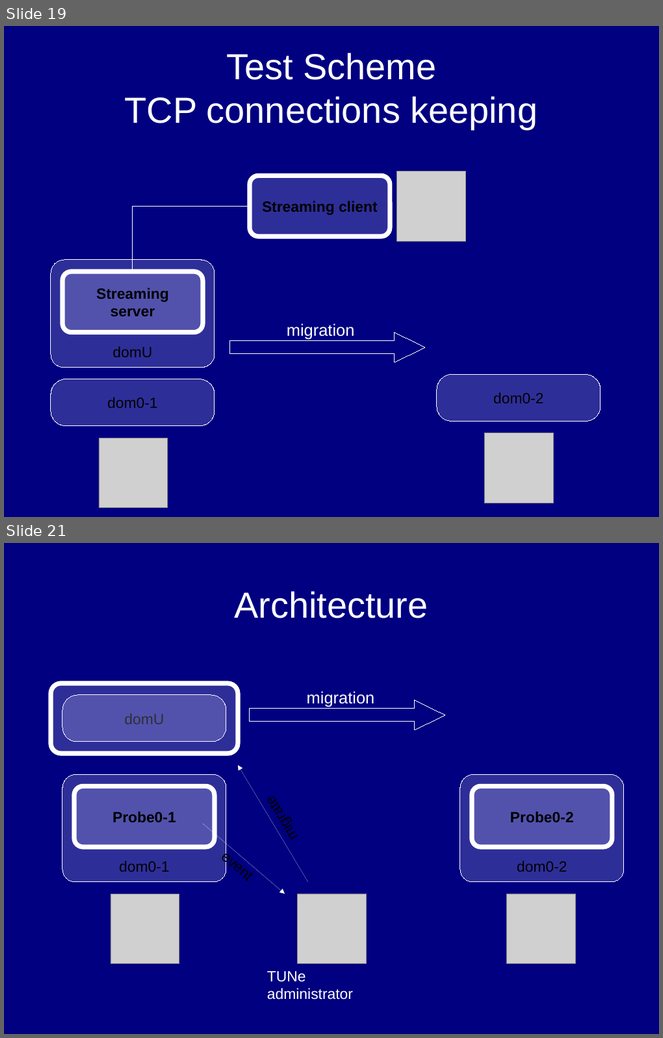
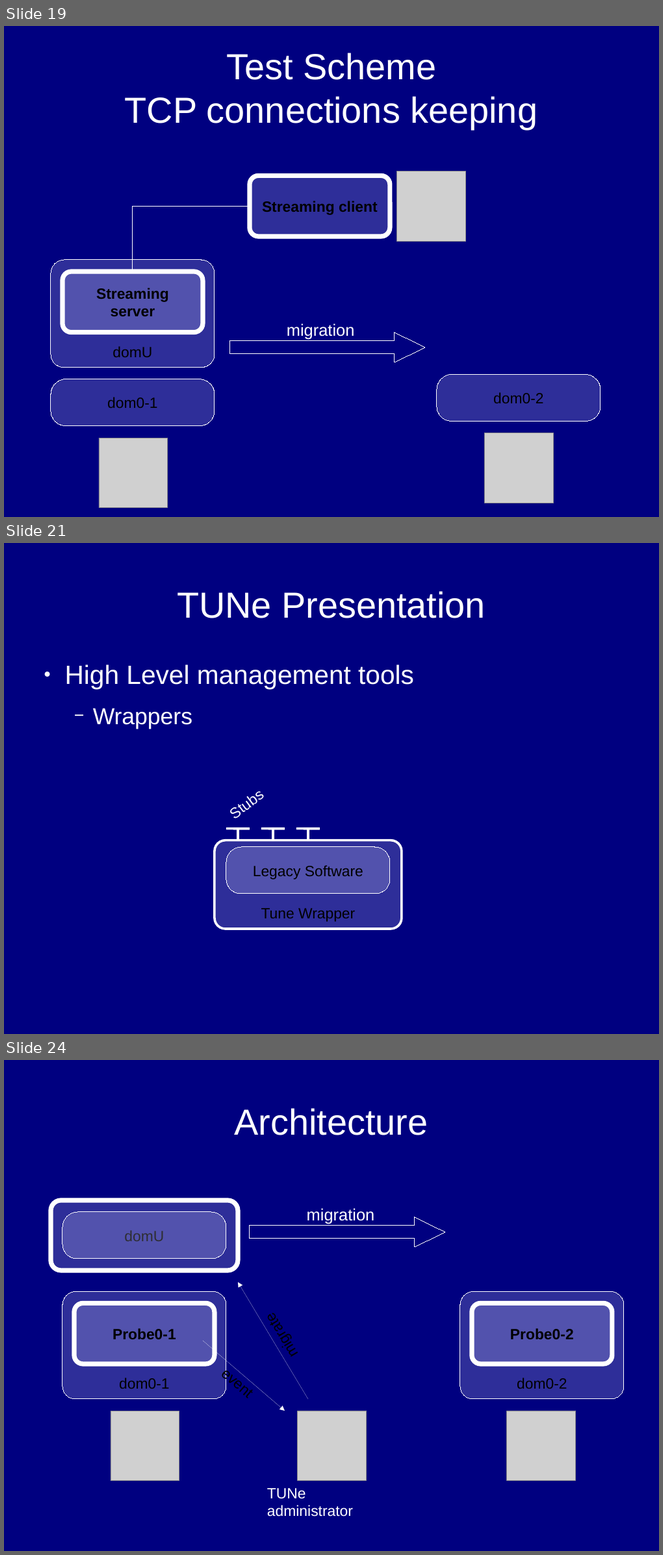
Before and after one commit to mgiorgino/xen-attitune, a slide deck: Docs/Anglais/PresentationAnglais.odp. Shown one above the other, each under a label of ours: slides 19 and 21 before the commit, slides 19, 21 and 24 after it; the slides between them are not shown. The pictures are 663x1038 and 663x1555 pixels, drawn with LibreOffice and Linux fonts; fonts in the diff are those of the drawing; grey boxes stand for pictures. Boxes give left, top, right and bottom in pixels: in the first picture for what was removed or moved away, otherwise in the second. Text is boxed around its words. In the diff, an @@ line names an element or a change of style, - is before the commit and + after.

```diff
--- a/Docs/Anglais/PresentationAnglais.odp
+++ b/Docs/Anglais/PresentationAnglais.odp
@@ slide 21 added at bbox=[4, 543, 659, 1034], background #000080 @@
@@ title added at bbox=[177, 591, 485, 618], 44 pt, text #FFFFFF @@
+TUNe Presentation
@@ text added at bbox=[65, 665, 414, 729], 32 pt, text #FFFFFF @@
+● High Level management tools
+  − Wrappers
@@ group added at bbox=[215, 777, 402, 930]: 7 lines, 2 rounded rectangles, 1 text @@
+Tune Wrapper
+Stubs
+Legacy Software
@@ what was slide 21 is now slide 24 @@
```
Also in this commit, not shown: 4 slides changed, 9 other slides added, 2 slides removed.
